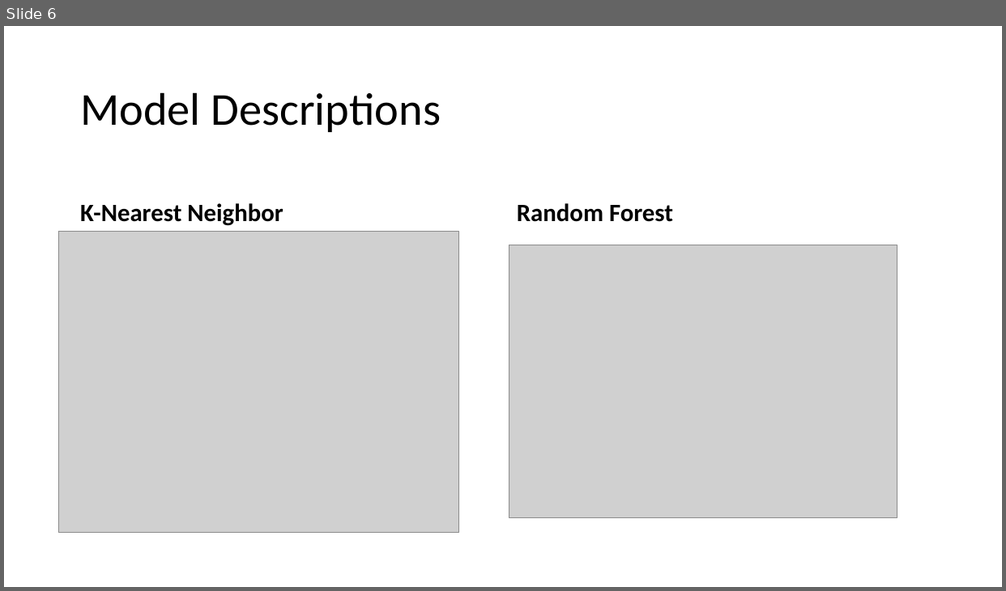
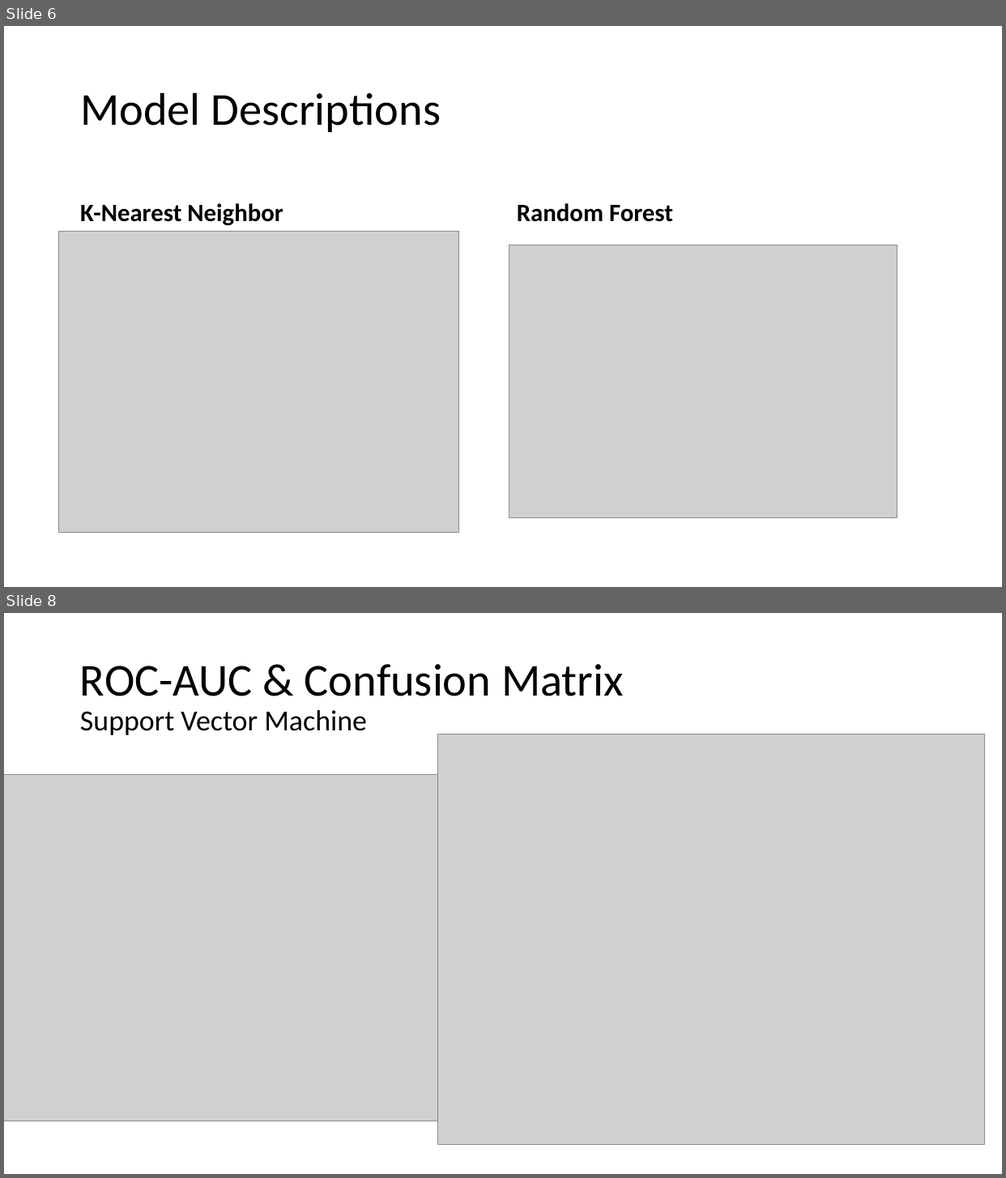
Before and after one commit to randm4940/CS-7830-Fall-2019-Project, a slide deck: documents/presentation.pptx. Shown one above the other, each under a label of ours: slide 6 before the commit, slides 6 and 8 after it; the slides between them are not shown. The pictures are 1006x591 and 1006x1178 pixels, drawn with LibreOffice and Linux fonts; fonts in the diff are those of the drawing; grey boxes stand for pictures. Boxes give left, top, right and bottom in pixels: in the first picture for what was removed or moved away, otherwise in the second. Text is boxed around its words. In the diff, an @@ line names an element or a change of style, - is before the commit and + after.

Commit message:
Updated PowerPoint
Added AUC-ROC and confusion matrices.

```diff
--- a/documents/presentation.pptx
+++ b/documents/presentation.pptx
@@ slide 8 added at <box>4,613,1002,1174</box>, background #FFFFFF @@
@@ title added at <box>80,664,624,735</box>, 44 pt, text #000000 @@
+ROC-AUC & Confusion Matrix
+Support Vector Machine
@@ picture added at <box>437,735,985,1144</box> @@
@@ picture added at <box>4,775,465,1121</box> @@
```
Also in this commit, not shown: 1 slide changed, 3 other slides added, 1 slide removed.
